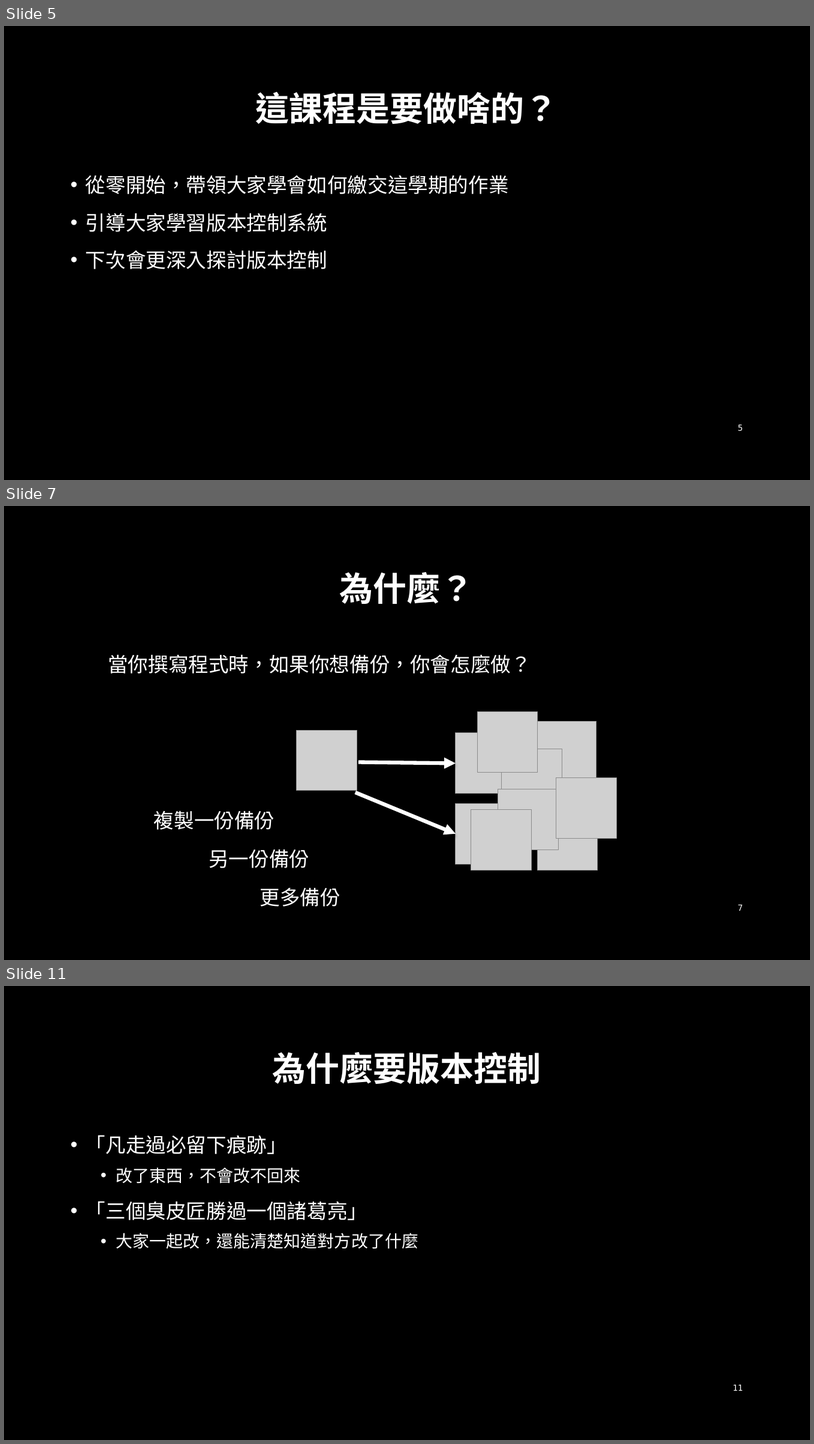
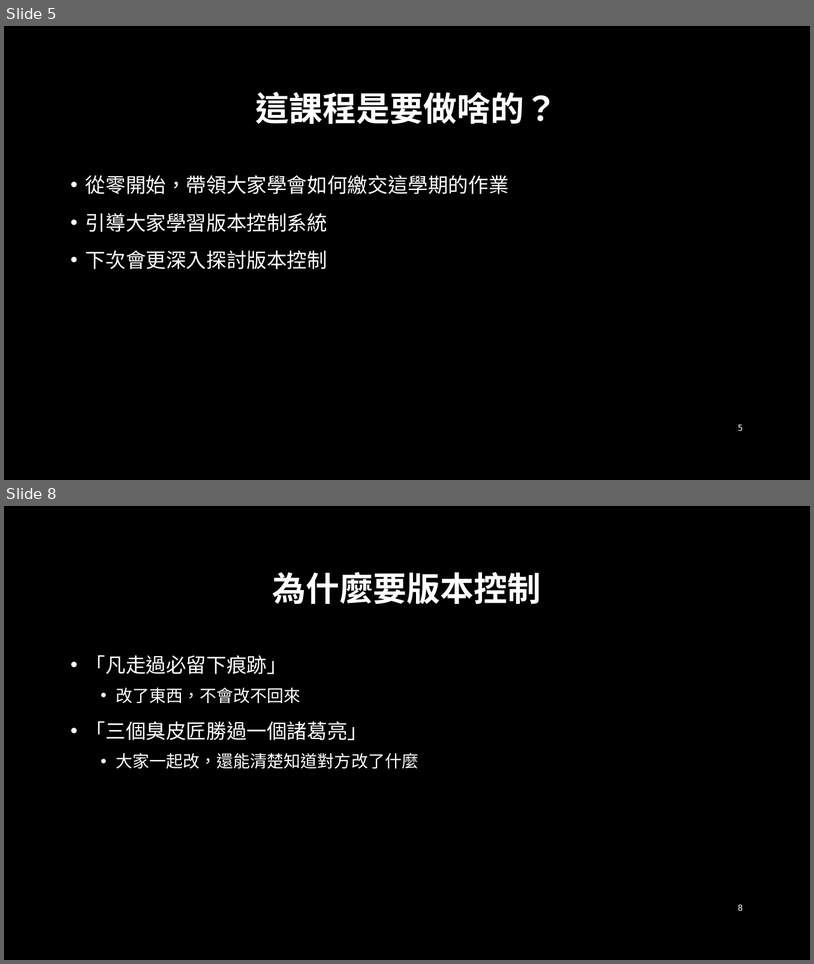
Before and after one commit to D0668083/BaseProject-Cpp, a slide deck: diagrams/Git 技術實務課程.pptx. Shown one above the other, each under a label of ours: slides 5, 7 and 11 before the commit, slides 5 and 8 after it; the slides between them are not shown. The pictures are 814x1444 and 814x964 pixels, drawn with LibreOffice and Linux fonts; fonts in the diff are those of the drawing; grey boxes stand for pictures; background and template pictures are left out. Boxes give left, top, right and bottom in pixels: in the first picture for what was removed or moved away, otherwise in the second. Text is boxed around its words. In the diff, an @@ line names an element or a change of style, - is before the commit and + after.

```diff
--- a/diagrams/Git 技術實務課程.pptx
+++ b/diagrams/Git 技術實務課程.pptx
@@ slide 7 removed at <box>4,506,810,960</box>, background picture (left out) @@
@@ title removed at <box>339,572,474,604</box> @@
-為什麼？
@@ text removed at <box>108,654,531,673</box> @@
-當你撰寫程式時，如果你想備份，你會怎麼做？
@@ picture removed at <box>477,712,538,772</box> @@
@@ picture removed at <box>536,721,597,781</box> @@
@@ picture removed at <box>296,730,357,790</box> @@
@@ picture removed at <box>456,733,516,793</box> @@
@@ picture removed at <box>502,748,563,809</box> @@
@@ arrow removed from (359, 762) to (456, 763) @@
@@ arrow removed from (356, 792) to (456, 833) @@
@@ picture removed at <box>498,789,559,850</box> @@
@@ picture removed at <box>557,778,617,838</box> @@
@@ text removed at <box>154,810,275,829</box> @@
-複製一份備份
@@ picture removed at <box>456,803,516,864</box> @@
@@ picture removed at <box>471,810,532,870</box> @@
@@ picture removed at <box>537,810,598,870</box> @@
@@ text removed at <box>209,849,309,868</box> @@
-另一份備份
@@ text removed at <box>260,887,341,906</box> @@
-更多備份
@@ page number removed at <box>738,904,743,910</box> @@
-7
@@ what was slide 11 is now slide 8 @@
@@ page number at <box>738,904,743,910</box>: text changed @@
-11
+8
```
Also in this commit, not shown: 1 slide changed, 2 other slides removed.
